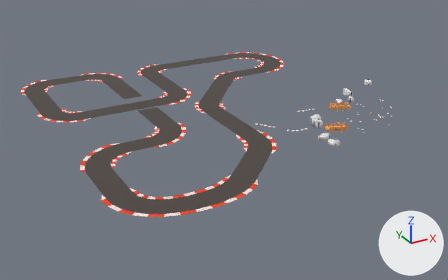
An edit to the glTF model static/scenery/scenery.glb, drawn before and after from the same camera.
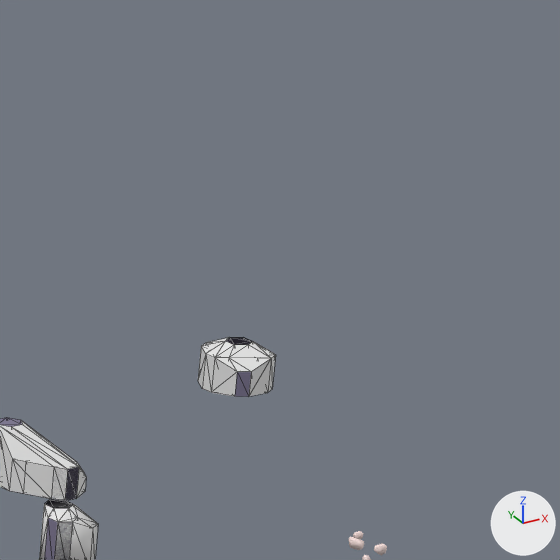
The first picture shows the older version from a 50 mm lens placed at (-140.0, -240.0, 105.0), pointed at (-17.0, -15.0, -7.0). The close-ups show the older and then the newer version on the part from 77% to 89% of the width and 16% to 36% of the height of that picture. Only the edits that show in the close-ups are written down. The axes (+X, +Y, +Z) are drawn at lower right. The lights are the same throughout. The close-ups show mesh edges as thin lines. Where no turn or scale is listed for an object, it has been applied to the vertices.

In view in the first close-up: 'basaltRocksPhysicalStatic', 'hull.001', 'hull.002', 'hull.013' and 3 more.
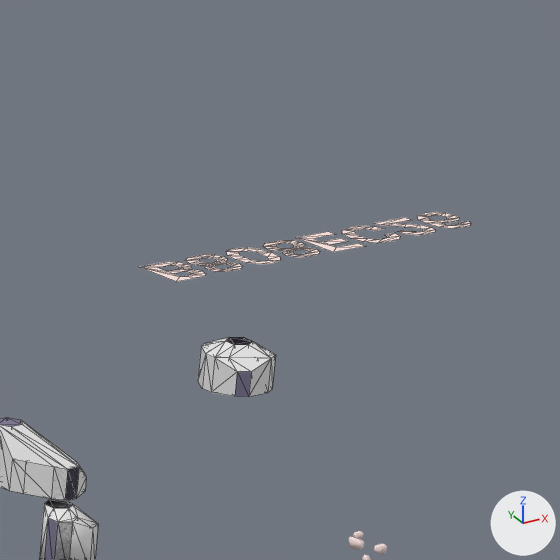
Changed parts and their boxes [x1, y1, x2, y2] in the close-ups (560 x 560 px):
'sky', added
    after: [140, 212, 471, 282]

Diff of the bpy script that builds the scene:
```diff
--- a/static/scenery/scenery.glb.py
+++ b/static/scenery/scenery.glb.py
@@ me_text_010 @@
+me_text_010.from_pydata(...)  # 260 vertices, 260 faces; spans x 0.2..18.0, y -2.6..0.1, z 0.0
+me_text_010.materials.append(mat_palette)  # picture img_palette
@@ ob_sky @@
+ob_sky = bpy.data.objects.new('sky', me_text_010)
+ob_sky.location = (37.59, -38.71, 23.28)
```
